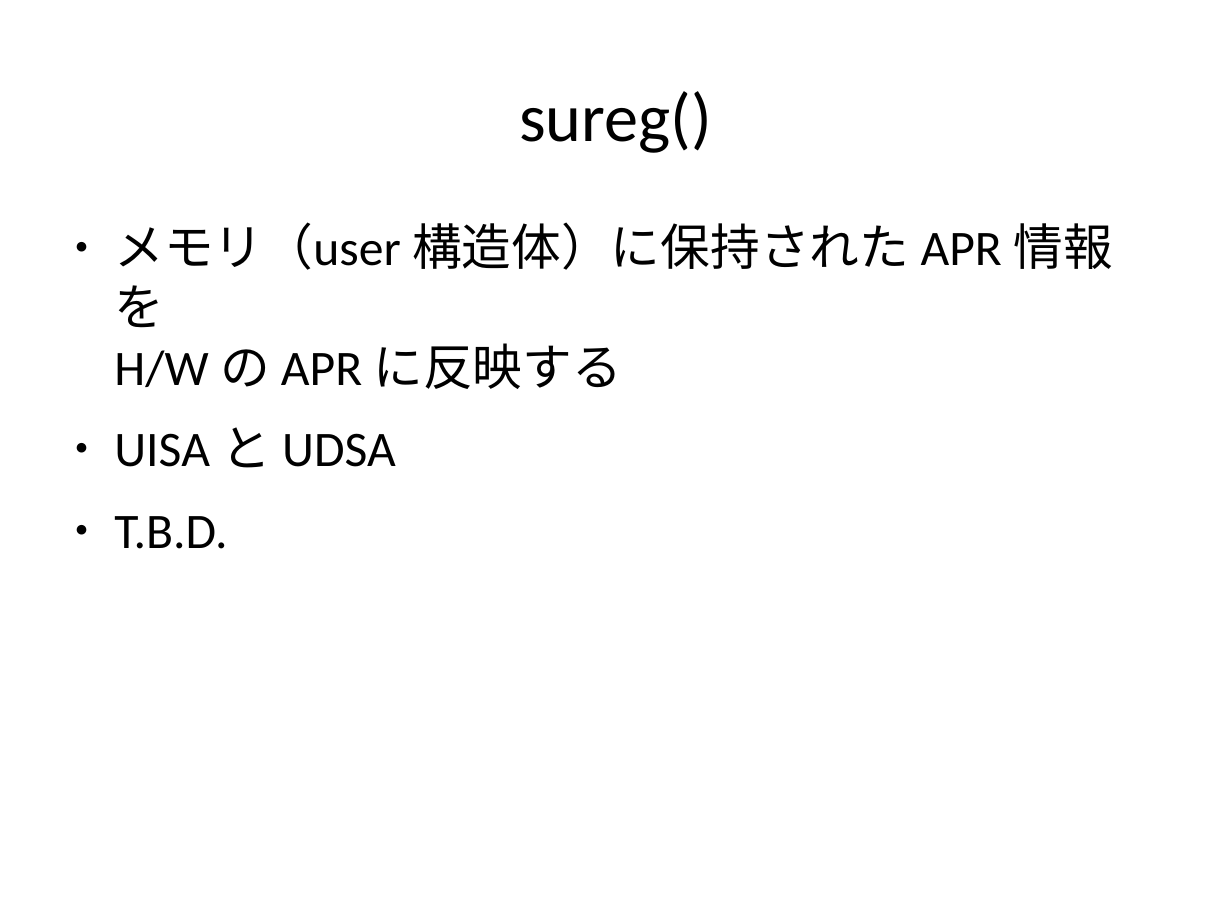
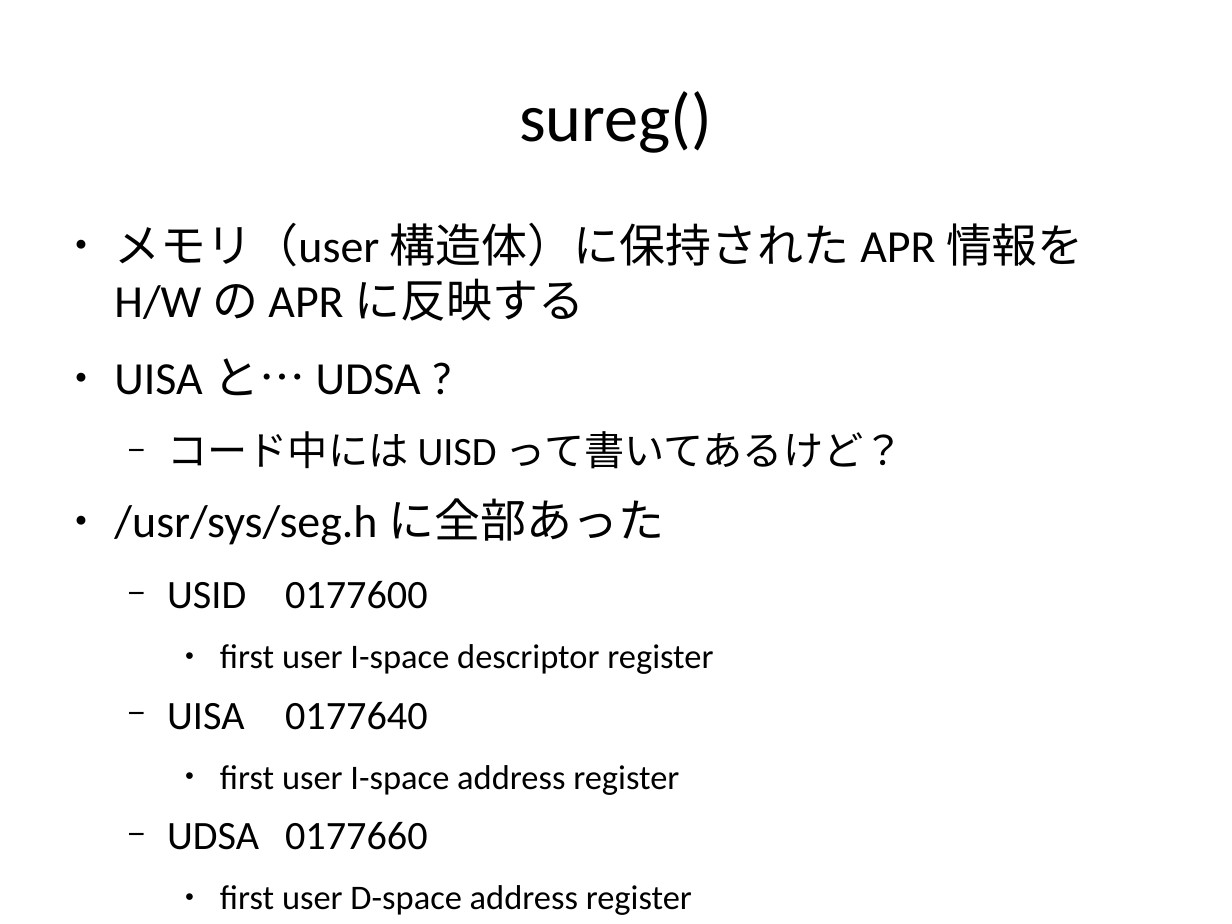
Before and after one commit to andromedroid/ame, a slide deck: slide 27 of doc/unix_v6/process_matome.odp. Drawn at 1232x924 pixels with LibreOffice and Linux fonts; fonts in the diff are those of the drawing. Boxes give left, top, right and bottom in pixels: in the first picture for what was removed or moved away, otherwise in the second. Text is boxed around its words. In the diff, an @@ line names an element or a change of style, - is before the commit and + after.

```diff
--- a/doc/unix_v6/process_matome.odp
+++ b/doc/unix_v6/process_matome.odp
@@ text at box(114, 223, 1084, 321): size 32 to 29.6 pt in "メモリ（user 構造体）に保持された APR 情報を H/W の APR ..." @@
@@ text at box(114, 358, 904, 850): text changed; size 32 to 22.2 pt @@
-● UISA と UDSA
-● T.B.D.
+● UISA と… UDSA ?
+  − コード中には UISD って書いてあるけど？
+● /usr/sys/seg.h に全部あった
+  − USID 0177600
+    ● first user I-space descriptor register
+  − UISA 0177640
+    ● first user I-space address register
+  − UDSA 0177660
+    ● first user D-space address register
```
Also in this commit, not shown: 2 other slides changed, 7 slides added, 2 slides removed.
